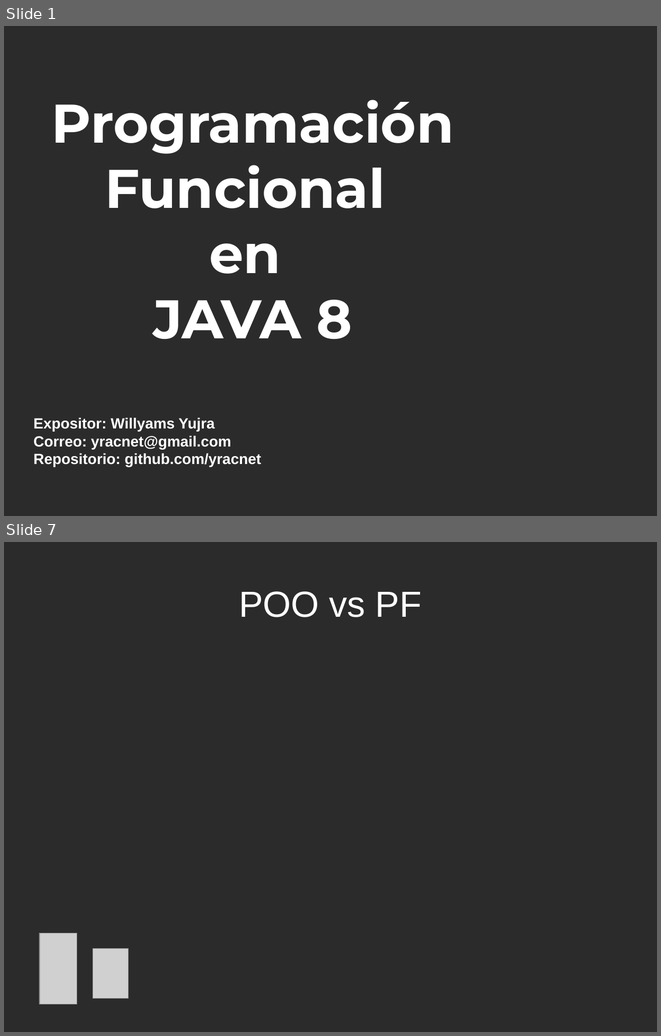
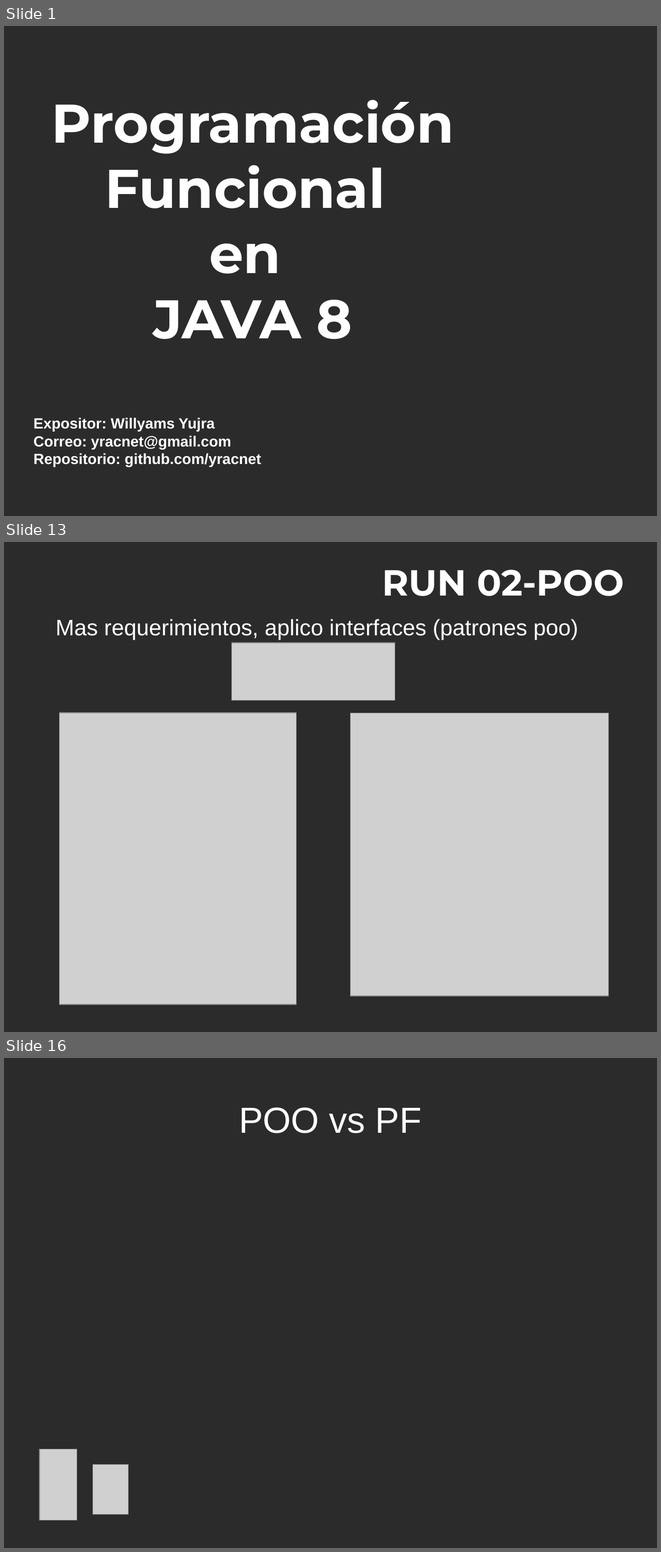
Before and after one commit to yracnet/java-fp, a slide deck: java-fp.odp. Shown one above the other, each under a label of ours: slides 1 and 7 before the commit, slides 1, 13 and 16 after it; the slides between them are not shown. The pictures are 661x1036 and 661x1552 pixels, drawn with LibreOffice and Linux fonts; fonts in the diff are those of the drawing; grey boxes stand for pictures; background and template pictures are left out; a plain dark background stands for a picture behind light text. Boxes give left, top, right and bottom in pixels: in the first picture for what was removed or moved away, otherwise in the second. Text is boxed around its words. In the diff, an @@ line names an element or a change of style, - is before the commit and + after.

```diff
--- a/java-fp.odp
+++ b/java-fp.odp
@@ slide 13 added at <box>4,542,657,1032</box>, background picture (left out) @@
@@ title added at <box>382,570,624,596</box>, 44 pt, text #FFFFFF, bold @@
+RUN 02-POO
@@ text added at <box>55,619,579,640</box>, 27.2 pt, text #FFFFFF @@
+Mas requerimientos, aplico interfaces (patrones poo)
@@ picture added at <box>231,643,395,700</box> @@
@@ picture added at <box>59,713,296,1004</box> @@
@@ picture added at <box>351,713,608,996</box> @@
@@ what was slide 7 is now slide 16 @@
```
Also in this commit, not shown: 4 slides changed, 10 other slides added, 1 slide removed, 1 other file.
